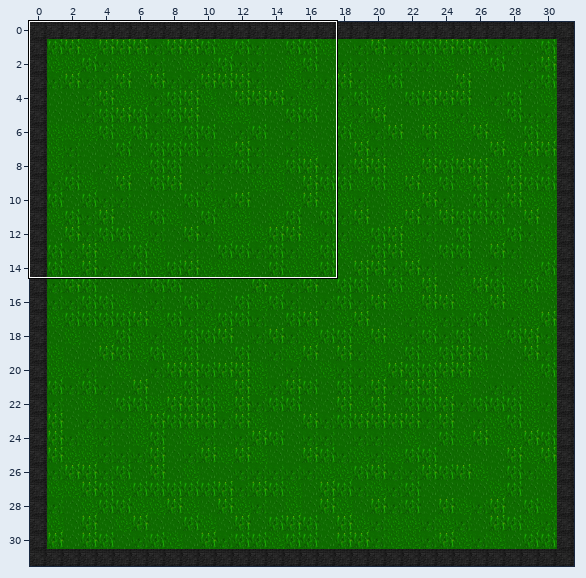
Two versions of a level (Tiled map (JSON), maps/copy-me.json). The first picture is a wide view before the edit; the outline marks the close-up.
Close-up. Before:
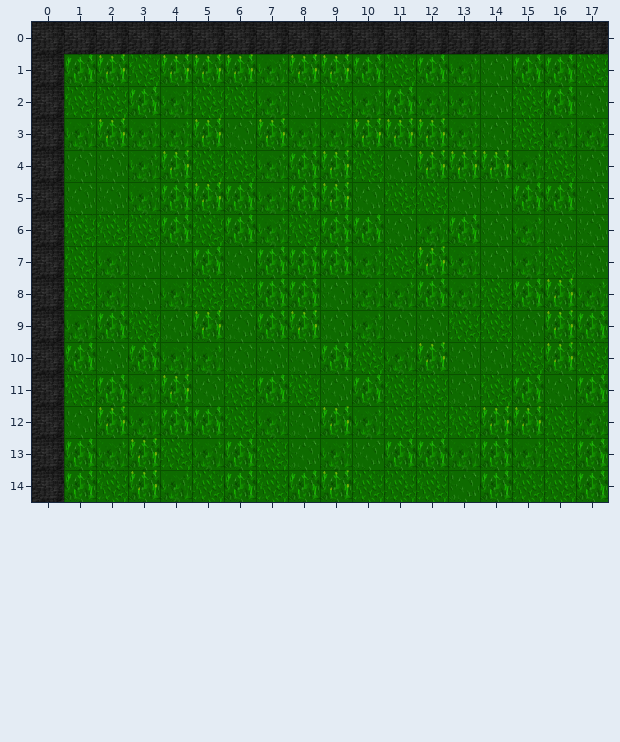
Cells are 32x32 px. Shown: x 0..17, y 0..14. The commit also changed other parts of the map, which this record leaves out.
The same view after the edit:
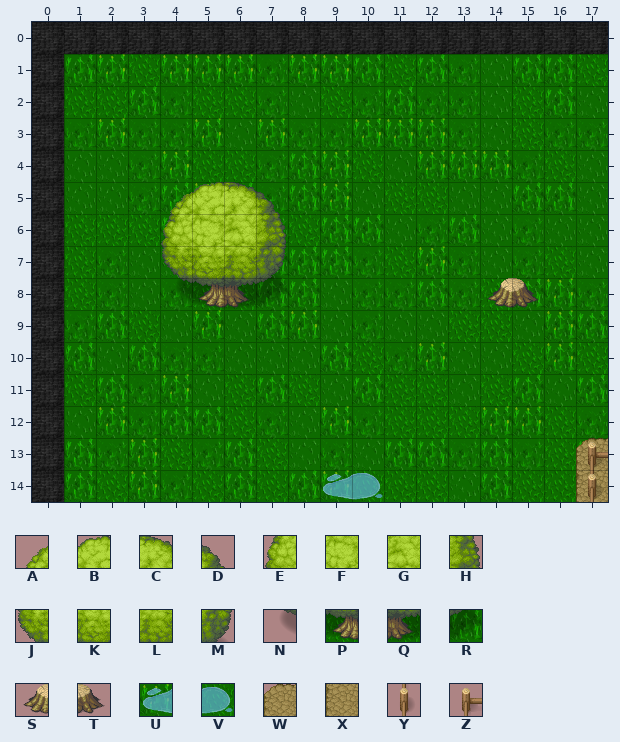
Key: from "addwork": A 36, B 37, C 38, D 39, E 48, F 49, G 50, H 51, J 60, K 61, L 62, M 63, N 72, P 73, Q 74, R 75, S 217, T 218, U 244, V 245; from "tileset-basechip-pipo": W 112, X 120, Y 176, Z 178.
_ is an empty cell, . an unchanged one.
Tiles of an added or newly shown layer are drawn over the layers below it.
See-through tiles are keyed as they look on the map.
The exact change:
--- layer "objects1"
@@ x 4..15 @@
- 7 ____........
- 8 ____......__
+ 7 JKLM........
+ 8 NPQR......ST
@@ x 9..17 @@
-13 ........_
-14 __......_
+13 ........W
+14 UV......X
--- layer "objects2" (added)
@@ x 17..17 @@
-13 _
-14 _
+13 Z
+14 Y
--- layer "top"
@@ x 4..7 @@
- 5 ____
- 6 ____
+ 5 ABCD
+ 6 EFGH
Changed places in both close-ups, as pixel boxes (x1, y1, x2, y2):
added: (161, 182, 286, 309)
added: (487, 278, 539, 308)
added: (576, 438, 608, 502)
added: (323, 473, 383, 500)
